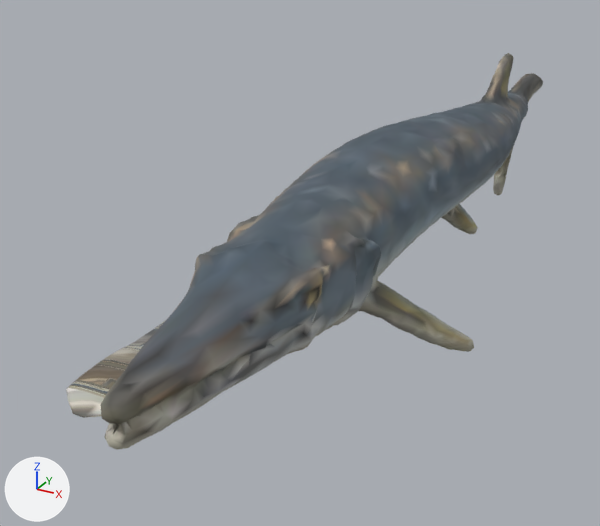
What one commit did to the glTF model public/assets/triassic/creatures/saurichthys.lod1.glb.
The view is the same before and after, from a 50 mm camera at (1.47, -3.88, 1.28) aimed at (-0.45, -0.4, -0.46). Lighting does not change. The marker at lower left points along +X, +Y and +Z. The first picture is the older version.

The older version as bpy lines, for what is in view:
```python
me_mouth_lining = bpy.data.meshes.new('Mouth lining')
me_mouth_lining.from_pydata(...)  # 336 vertices, 668 faces; spans x -0.18..0.18, y -2.48..-1.52, z -0.079..-0.001
me_mouth_lining.materials.append(mat_saurichthys_mouth_lining)
me_tripo_mesh_fcd37f06_a374_42dc_b9eb_6aa38e6160db_002 = bpy.data.meshes.new('tripo_mesh_fcd37f06-a374-42dc-b9eb-6aa38e6160db.002')
me_tripo_mesh_fcd37f06_a374_42dc_b9eb_6aa38e6160db_002.from_pydata(...)  # 3772 vertices, 7388 faces; spans x -0.65..0.61, y -2.52..2.52, z -0.72..0.39
me_tripo_mesh_fcd37f06_a374_42dc_b9eb_6aa38e6160db_002.materials.append(mat_saurichthys_twin_body)
me_tripo_mesh_fcd37f06_a374_42dc_b9eb_6aa38e6160db_004 = bpy.data.meshes.new('tripo_mesh_fcd37f06-a374-42dc-b9eb-6aa38e6160db.004')
me_tripo_mesh_fcd37f06_a374_42dc_b9eb_6aa38e6160db_004.from_pydata(...)  # 345 vertices, 534 faces; spans x -0.18..0.275, y -2.503..-1.59, z -0.229..-0.022
me_tripo_mesh_fcd37f06_a374_42dc_b9eb_6aa38e6160db_004.materials.append(mat_saurichthys_twin_body)
ob_mouth_lining = bpy.data.objects.new('Mouth lining', me_mouth_lining)
ob_mouth_lining.location = (0.0, 0.0, 0.0)
ob_saurichthys_procedural_volume_twin = bpy.data.objects.new('Saurichthys procedural volume twin', me_tripo_mesh_fcd37f06_a374_42dc_b9eb_6aa38e6160db_002)
ob_saurichthys_procedural_volume_twin.location = (0.0, 0.0, 0.0)
ob_saurichthys_procedural_volume_twin_lower_jaw = bpy.data.objects.new('Saurichthys procedural volume twin lower jaw', me_tripo_mesh_fcd37f06_a374_42dc_b9eb_6aa38e6160db_004)
ob_saurichthys_procedural_volume_twin_lower_jaw.location = (0.0, 0.0, 0.0)
```
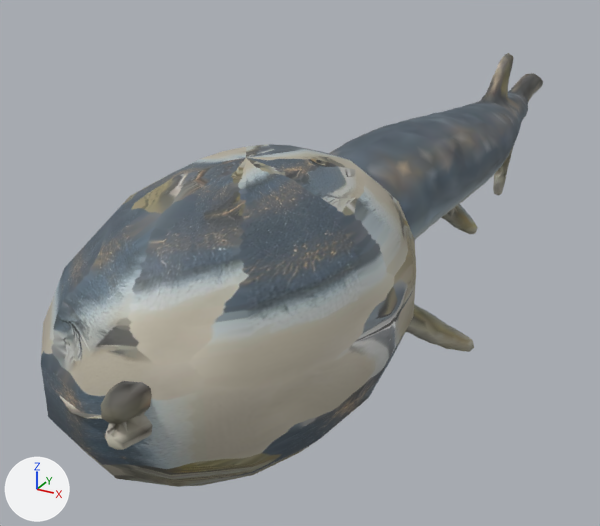
The change, as a diff of the scene's bpy script:
```diff
--- a/public/assets/triassic/creatures/saurichthys.lod1.glb.py
+++ b/public/assets/triassic/creatures/saurichthys.lod1.glb.py
@@ me_mouth_lining @@
 # used by ob_mouth_lining; location = (0.0, 0.0, 0.0)
-me_mouth_lining.from_pydata(...)  # 336 vertices, 668 faces; spans x -0.18..0.18, y -2.48..-1.52, z -0.079..-0.001
+me_mouth_lining.from_pydata(...)  # 336 vertices, 668 faces; spans x -0.26..0.26, y -2.48..-1.52, z -0.107..-0.019
+# me_mouth_lining part 1: 336 of 336 vertices moved; they spanned x -0.18..0.18, y -2.48..-1.52, z -0.079..-0.001 and now span x -0.26..0.26, y -2.48..-1.52, z -0.107..-0.019; mean shift (0.0, 0.0, -0.01)
 me_mouth_lining.materials.append(mat_saurichthys_mouth_lining)
@@ me_sphere @@
+me_sphere.from_pydata(...)  # 130 vertices, 256 faces; spans x -0.55..0.55, y -2.47..-0.71, z -0.59..0.48
+me_sphere.materials.append(mat_saurichthys_mouth_lining)
@@ ob_seated_jaw_hinge_tissue @@
+ob_seated_jaw_hinge_tissue = bpy.data.objects.new('Seated jaw hinge tissue', me_sphere)
+ob_seated_jaw_hinge_tissue.location = (0.0, 0.0, 0.0)
```

Pixel boxes [x1, y1, x2, y2] of what changed, in the pictures (600 x 526 px):
'Seated jaw hinge tissue', added: after [41, 144, 416, 487]
'Mouth lining', reshaped (mostly hidden afterwards): before [66, 319, 167, 418]; after [59, 395, 102, 419]
'Saurichthys procedural volume twin', unchanged, covered by the edit: [101, 53, 543, 450] in both
'Saurichthys procedural volume twin lower jaw', unchanged, covered by the edit: before [123, 318, 314, 449]; after [123, 421, 152, 449]
